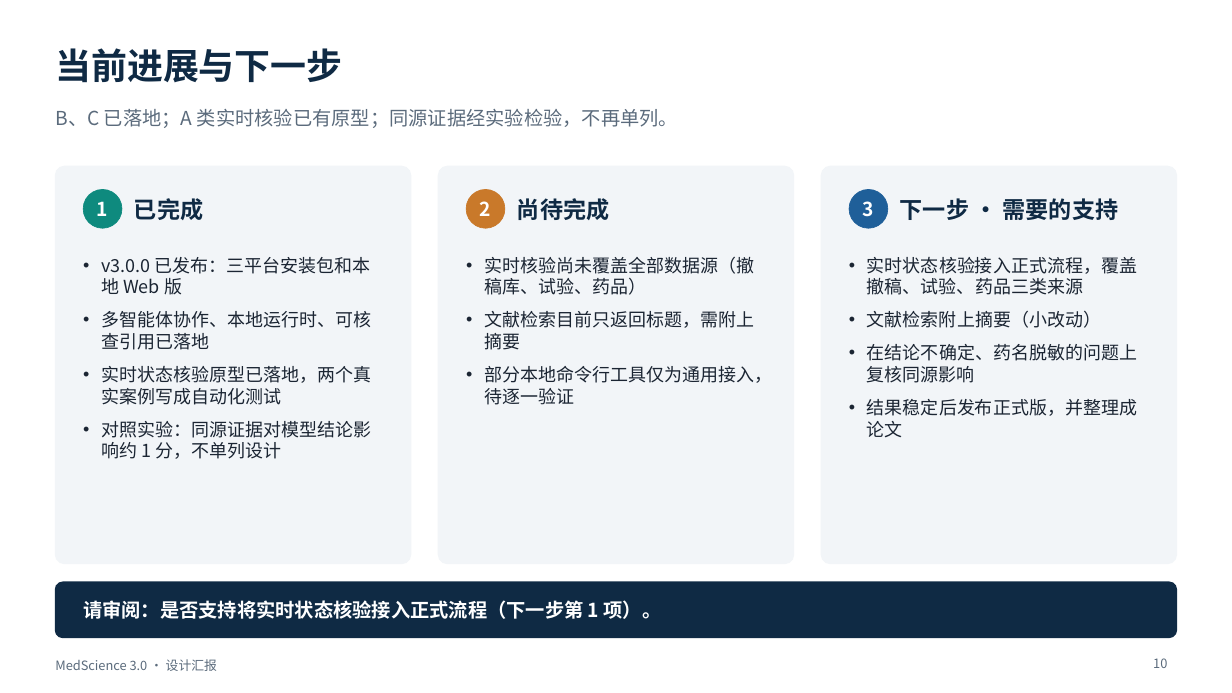
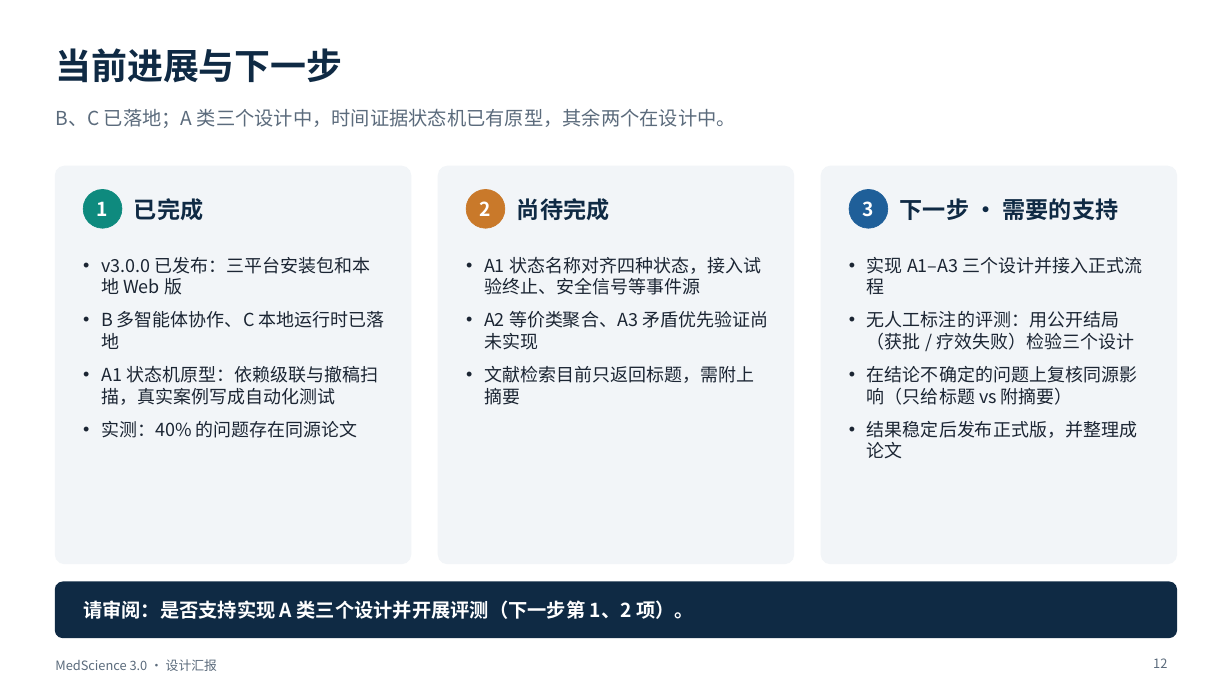
Before and after one commit to BenjaminDuo/MedScience, a slide deck: slide 12 of docs/presentation/MedScience-3.0-设计汇报.pptx (slide 10 before the commit). Drawn at 1232x693 pixels with LibreOffice and Linux fonts; fonts in the diff are those of the drawing. Boxes give left, top, right and bottom in pixels: in the first picture for what was removed or moved away, otherwise in the second. Text is boxed around its words. In the diff, an @@ line names an element or a change of style, - is before the commit and + after.

```diff
--- a/docs/presentation/MedScience-3.0-设计汇报.pptx
+++ b/docs/presentation/MedScience-3.0-设计汇报.pptx
@@ text at box(55, 109, 736, 128): text changed @@
-B、C 已落地；A 类实时核验已有原型；同源证据经实验检验，不再单列。
+B、C 已落地；A 类三个设计中，时间证据状态机已有原型，其余两个在设计中。
@@ text at box(484, 257, 768, 350): text changed @@
-• 实时核验尚未覆盖全部数据源（撤稿库、试验、药品）
+• A1 状态名称对齐四种状态，接入试验终止、安全信号等事件源
+• A2 等价类聚合、A3 矛盾优先验证尚未实现
@@ text at box(867, 257, 1143, 405): text changed @@
-• 实时状态核验接入正式流程，覆盖撤稿、试验、药品三类来源
-• 文献检索附上摘要（小改动）
-• 在结论不确定、药名脱敏的问题上复核同源影响
+• 实现 A1–A3 三个设计并接入正式流程
+• 无人工标注的评测：用公开结局（获批 / 疗效失败）检验三个设计
+• 在结论不确定的问题上复核同源影响（只给标题 vs 附摘要）
@@ text at box(101, 311, 385, 438): text changed @@
-• 多智能体协作、本地运行时、可核查引用已落地
-• 实时状态核验原型已落地，两个真实案例写成自动化测试
-• 对照实验：同源证据对模型结论影响约 1 分，不单列设计
+• B 多智能体协作、C 本地运行时已落地
+• A1 状态机原型：依赖级联与撤稿扫描，真实案例写成自动化测试
+• 实测：40% 的问题存在同源论文
@@ text at box(484, 366, 772, 405): paragraph removed @@
-• 部分本地命令行工具仅为通用接入，待逐一验证
@@ text at box(83, 600, 694, 619): text changed @@
-请审阅：是否支持将实时状态核验接入正式流程（下一步第 1 项）。
+请审阅：是否支持实现 A 类三个设计并开展评测（下一步第 1、2 项）。
@@ page number at box(1153, 658, 1167, 668): text changed @@
-10
+12
```
Also in this commit, not shown: 5 other slides changed, 4 slides added, 2 slides removed, 2 other files.
